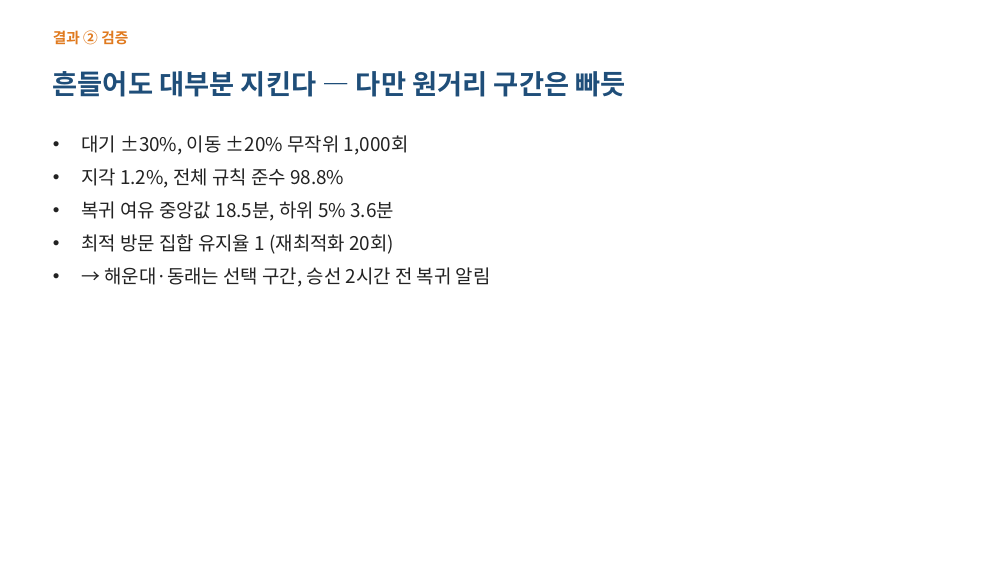
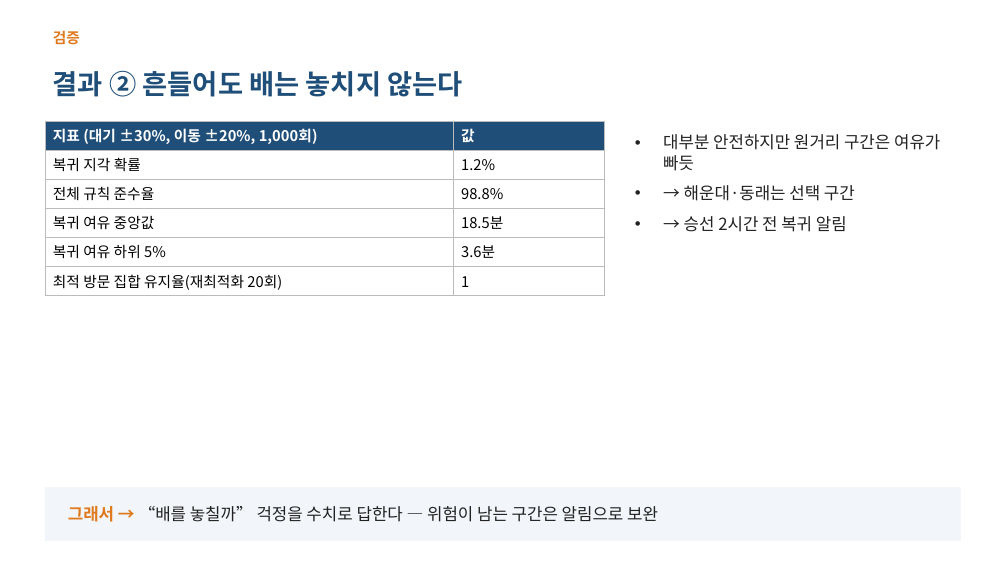
Before and after one commit to ddayoung03/busan-cruise-unpassing, a slide deck: slide 11 of 05_문서/3주차_발표자료.pptx (slide 9 before the commit). Drawn at 1008x567 pixels with LibreOffice and Linux fonts; fonts in the diff are those of the drawing. Boxes give left, top, right and bottom in pixels: in the first picture for what was removed or moved away, otherwise in the second. Text is boxed around its words. In the diff, an @@ line names an element or a change of style, - is before the commit and + after.

```diff
--- a/05_문서/3주차_발표자료.pptx
+++ b/05_문서/3주차_발표자료.pptx
@@ text at (x1=53, y1=30, x2=80, y2=45): text changed @@
-결과 ② 검증
+검증
@@ text at (x1=53, y1=70, x2=462, y2=97): text changed @@
-흔들어도 대부분 지킨다 — 다만 원거리 구간은 빠듯
+결과 ② 흔들어도 배는 놓치지 않는다
@@ table added at (x1=45, y1=121, x2=605, y2=294), 6 rows, 2 columns @@
+지표 (대기 ±30%, 이동 ±20%, 1,000회) | 값
+복귀 지각 확률 | 1.2%
+전체 규칙 준수율 | 98.8%
+복귀 여유 중앙값 | 18.5분
+복귀 여유 하위 5% | 3.6분
+최적 방문 집합 유지율(재최적화 20회) | 1
@@ text removed at (x1=81, y1=135, x2=491, y2=287) @@
-• 대기 ±30%, 이동 ±20% 무작위 1,000회
-• 지각 1.2%, 전체 규칙 준수 98.8%
-• 복귀 여유 중앙값 18.5분, 하위 5% 3.6분
-• 최적 방문 집합 유지율 1 (재최적화 20회)
-• → 해운대·동래는 선택 구간, 승선 2시간 전 복귀 알림
@@ text added at (x1=663, y1=134, x2=940, y2=232), 16 pt, text #222222 @@
+• 대부분 안전하지만 원거리 구간은 여유가 빠듯
+• → 해운대·동래는 선택 구간
+• → 승선 2시간 전 복귀 알림
@@ rectangle added at (x1=45, y1=488, x2=960, y2=541), fill #F2F5F9, outline #F2F5F9 1 pt @@
@@ text added at (x1=68, y1=506, x2=658, y2=522), 16 pt, text #222222 @@
+그래서 → “배를 놓칠까” 걱정을 수치로 답한다 — 위험이 남는 구간은 알림으로 보완
```
Also in this commit, not shown: 8 other slides changed, 5 slides added, 2 slides removed, 1 other file.
